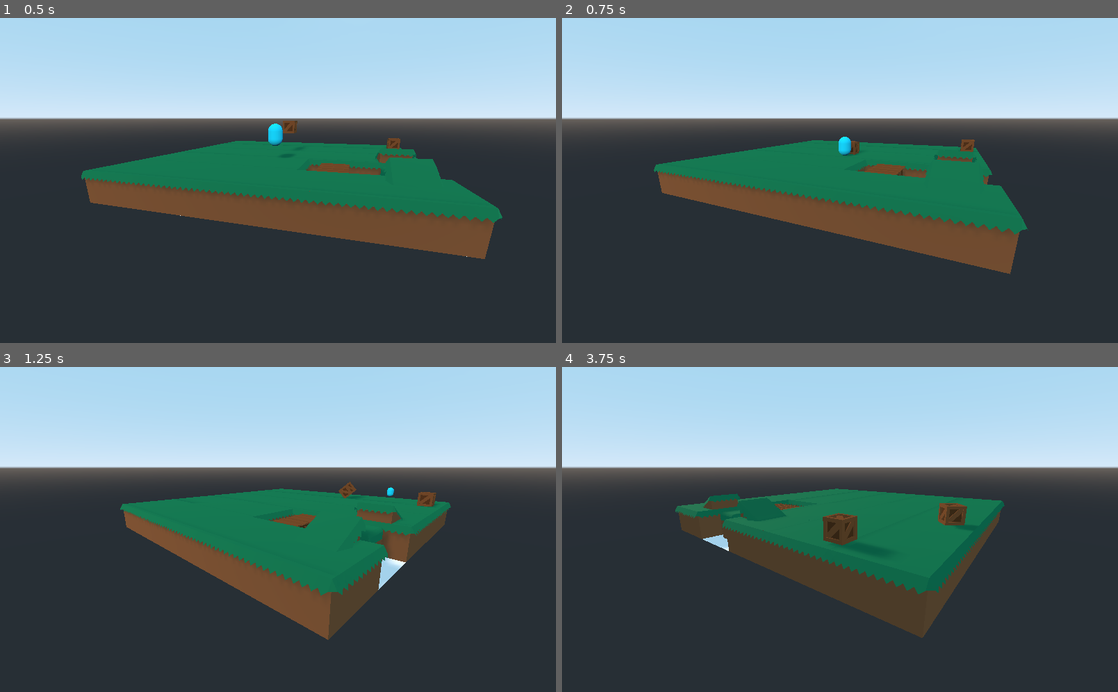
Above: before the commit, frames 1-4 (two rows, left to right).
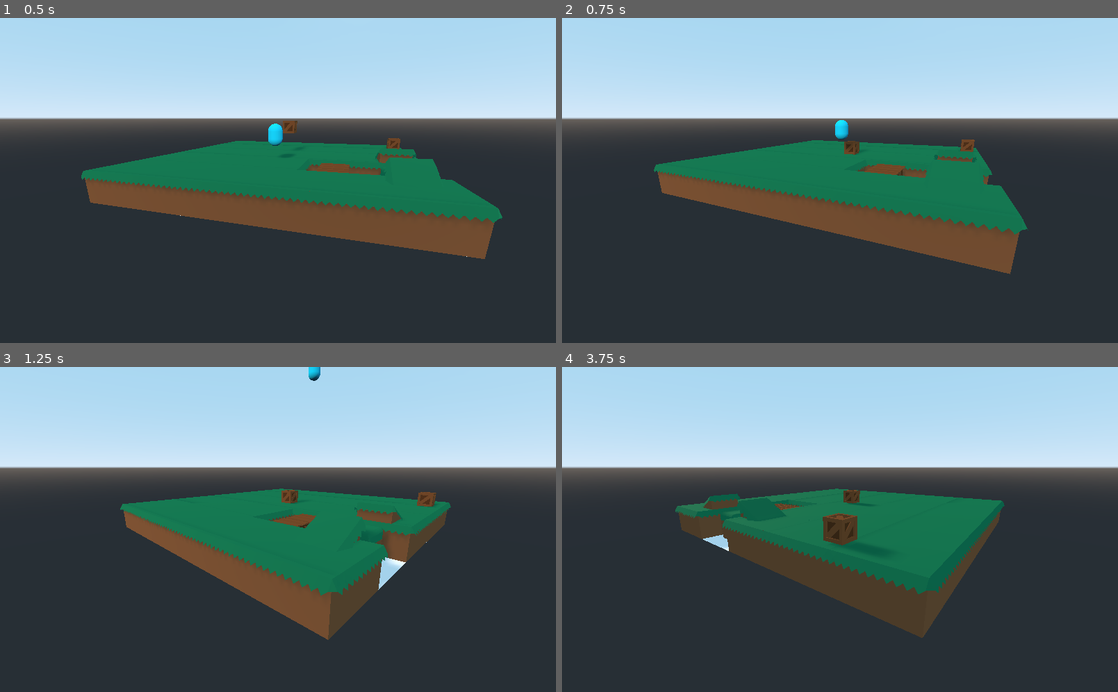
Above: after the commit, the same moments.

Repository: leozende/project-godot
Game: Godot game, scene res://Phase_1.tscn
The game is run twice, just before and just after one commit, with the same random seed, the same clock (stepped at 60 frames per second) and the same inputs.
Inputs (mouse positions are in pixels of both pictures, inside the frame that each line leads up to):
- Up to frame 1 (0.5 s): no input
- Up to frame 2 (0.75 s): move the mouse to (812, 245) at 0.52 s; hold W (move_forward) from 0.53 s (still down); tap Space (jump) at 0.6 s
- Up to frame 3 (1.25 s): keep holding W (move_forward); tap Space (jump) at 0.77, 1.07 s
- Up to frame 4 (3.75 s): move the mouse to (1006, 578) at 1.27 s; tap Space (jump) at 1.35, 1.52, 1.82, 2.1, 2.85, 3.02, 3.32, 3.6 s; move the mouse to (673, 480) at 2.02 s; release W (move_forward) at 2.03 s; hold A (move_left) 2.03-3.53 s; move the mouse to (867, 529) at 2.77 s; move the mouse to (756, 448) at 3.52 s; hold S (move_backward) from 3.53 s (still down)

Frame 1 is identical in both runs. In frame 2, 0.2% of the frame differs, in the area x 49-54%, y 31-43%; in frame 3, 0.3%; in frame 4, 0.5%, in the area x 50-75%, y 37-51%.

Commit message:
Movement

Diff:
--- a/Scripts/Character.gd
+++ b/Scripts/Character.gd
@@ -1,7 +1,7 @@
 extends KinematicBody
 
 var velocity := Vector3.ZERO
-var speed := 1
+var speed := 5
 var jump_force := 6
 
 var gravity := Vector3.DOWN * 12
@@ -9,11 +9,24 @@
 
 func _physics_process(delta):
 	velocity += gravity * delta
-	get_input()
+	move_input()
 	velocity = move_and_slide(velocity, Vector3.UP, true)
 
-func get_input():
+func move_input():
+	velocity.z = 0
+	velocity.x = 0
+
 	if Input.is_action_pressed("move_forward"):
 		velocity.z -= speed
 	if Input.is_action_pressed("move_backward"):
 		velocity.z += speed
+	if Input.is_action_pressed("move_left"):
+		velocity.x -= speed
+	if Input.is_action_pressed("move_right"):
+		velocity.x += speed
+	if Input.is_action_just_pressed("jump"):
+		velocity.y += jump_force
+
+func _unhandled_input(event):
+	if event is InputEventMouseMotion:
+		rotate_y(-lerp(0, mouse_rotation, event.relative.x / 10))
